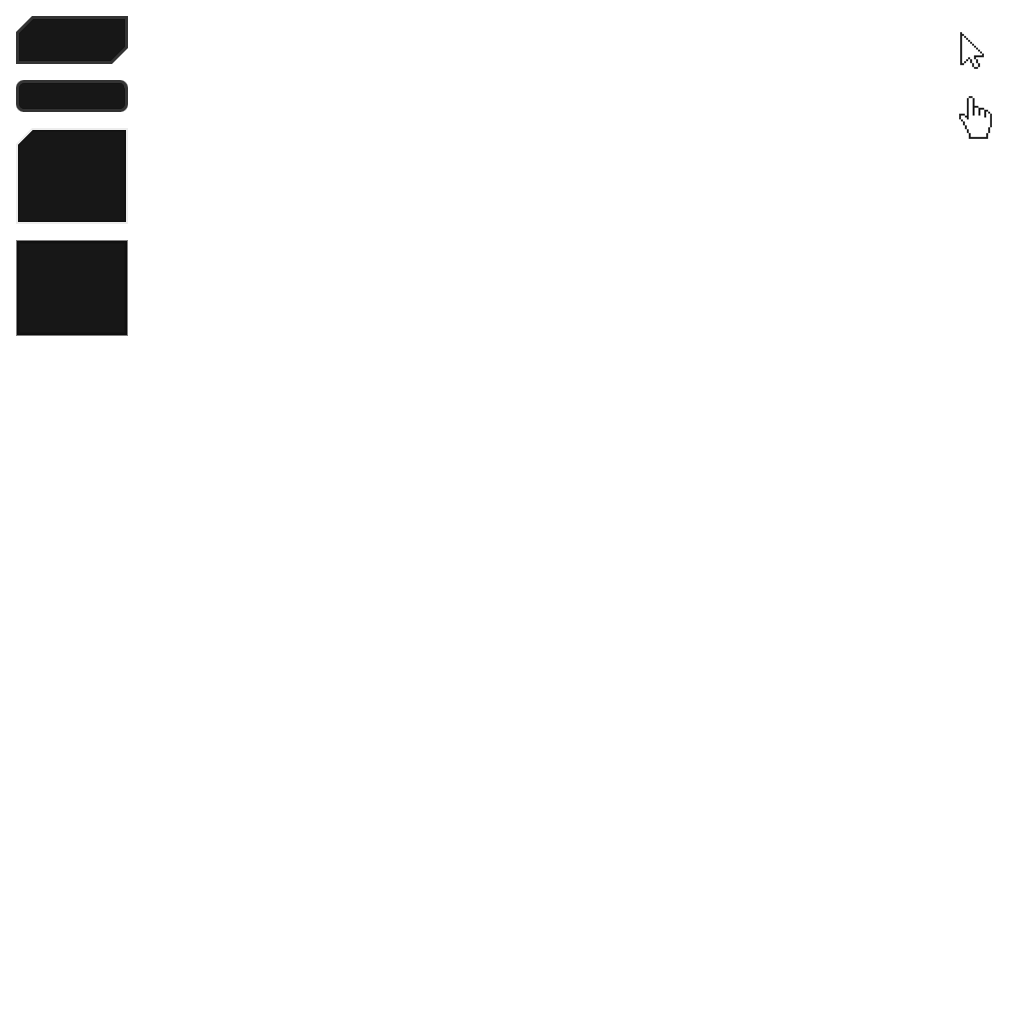
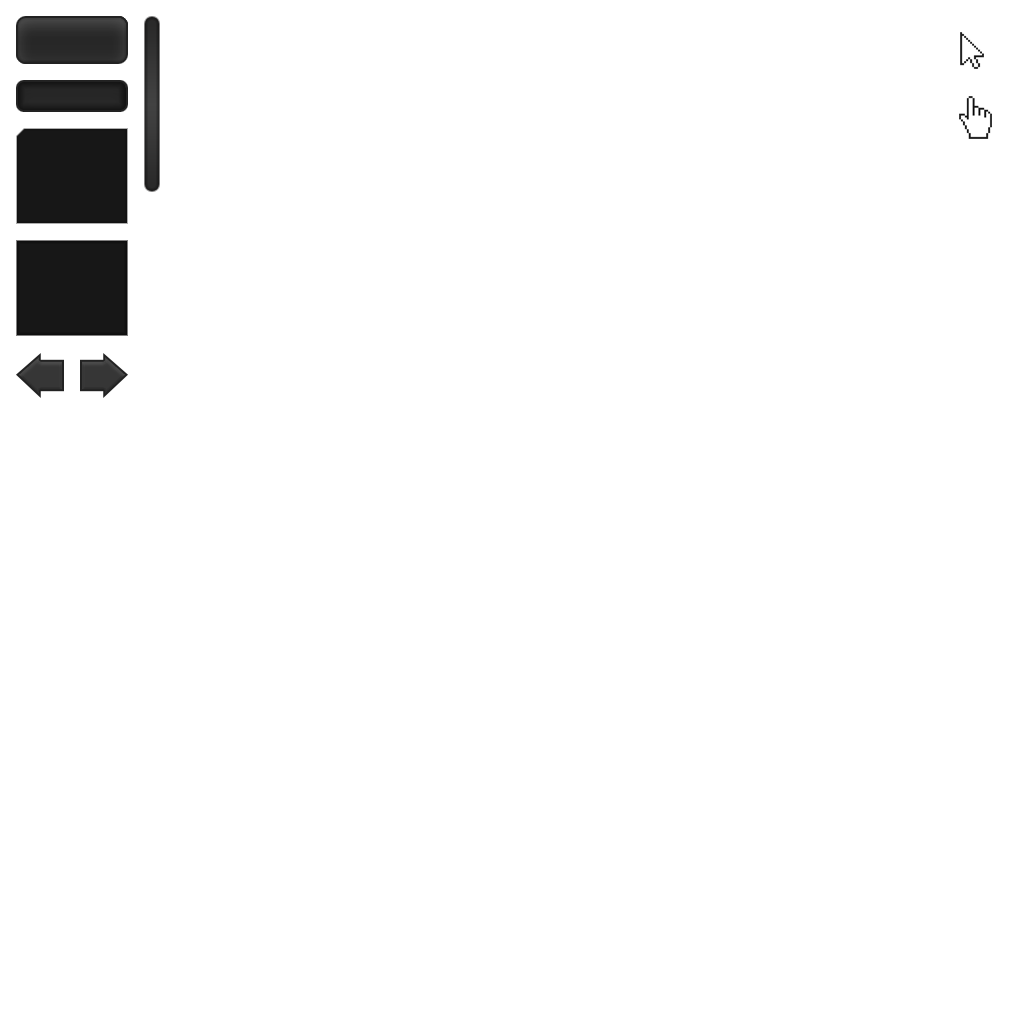
Two versions of the same layered image (1024x1024). Layer-by-layer changes:
added layer "ScrollBar" in group "Elements" over left=144, top=16, right=160, bottom=192
added layer "Right Arrow" in group "Elements" over left=80, top=353, right=128, bottom=398
added layer "Left Arrow" in group "Elements" over left=16, top=353, right=64, bottom=398
painted on "Button" over left=16, top=16, right=128, bottom=64
painted on "Page" over left=16, top=128, right=64, bottom=156
